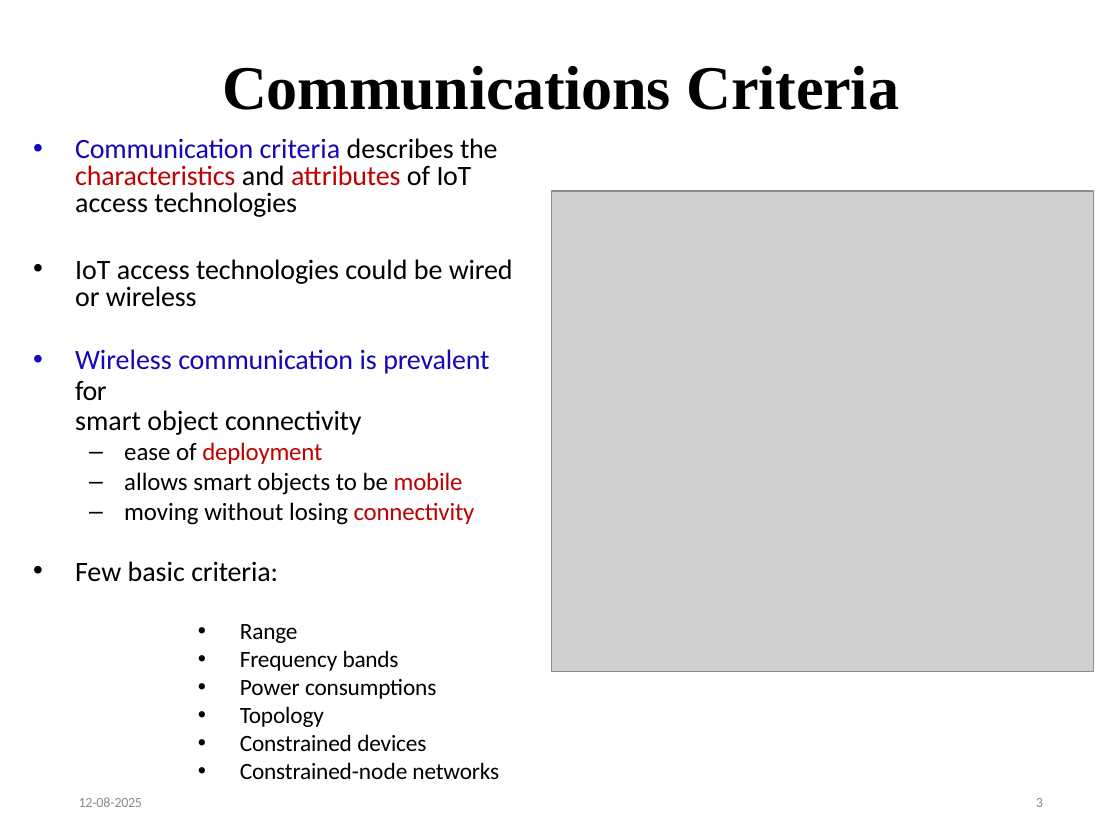
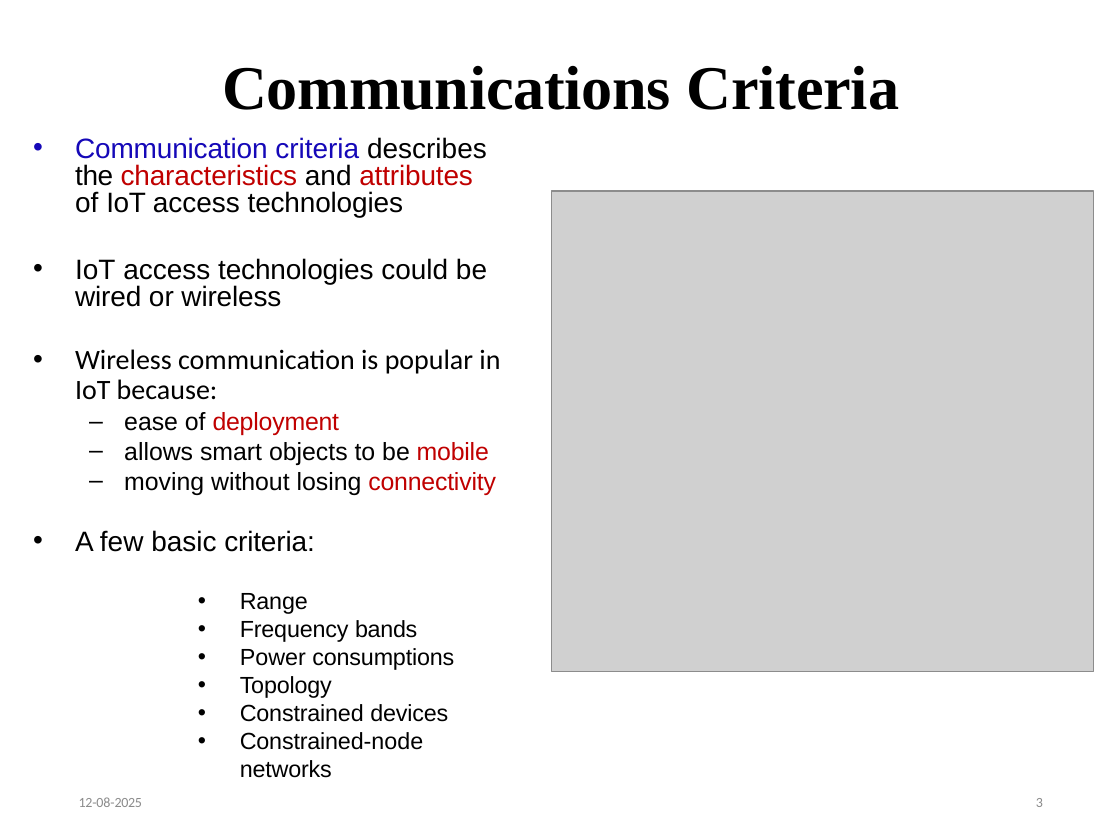
Before and after one commit to najnin26/Internet-of-Things-IoT, a slide deck: slide 3 of Chapter_4_Slide_1_IoT_Net_Access_Technologies.pptx. Drawn at 1120x840 pixels with LibreOffice and Linux fonts; fonts in the diff are those of the drawing; grey boxes stand for pictures. Boxes give left, top, right and bottom in pixels: in the first picture for what was removed or moved away, otherwise in the second. Text is boxed around its words. In the diff, an @@ line names an element or a change of style, - is before the commit and + after.

```diff
--- a/Chapter_4_Slide_1_IoT_Net_Access_Technologies.pptx
+++ b/Chapter_4_Slide_1_IoT_Net_Access_Technologies.pptx
@@ text at (75,137,496,750): font Calibri to Arial in "Communication criteria describes the characteristics and att ...", "IoT access technologies could be wired or ...", "ease of deployment", "allows smart objects to be mobile" and 7 more places @@
@@ text at (75,349,500,400): text changed; text colour #1508B8 to #000000 @@
-• Wireless communication is prevalent for
-smart object connectivity
+• Wireless communication is popular in IoT because:
@@ text at (75,530,314,552): text changed; font Calibri to Arial @@
-• Few basic criteria:
+• A few basic criteria:
```
Also in this commit, not shown: 9 other slides changed.
